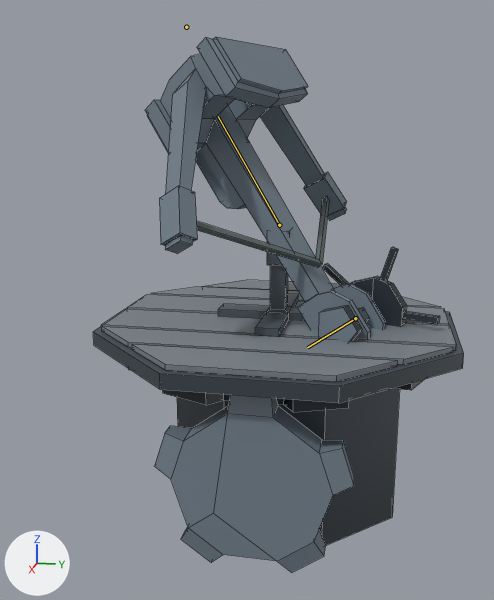
One commit to the FBX model Assets/Model/Idea_2/tower.fbx: the scene before it, then after it.
Camera for both pictures: a 50 mm camera at (5.35, 0.7, 2.96) aimed at (0.06, -0.36, 1.64). The axes (+X, +Y, +Z) are drawn at lower left. The lights are the same throughout. Both versions are drawn at frame 14 of the action 'bone_turret2|bone_turret2|bone_turret2|bow_shoot'; the numbers are the values there. The bones that change are drawn over the model as lines. Mesh edges are drawn as thin lines.

The first picture shows 'obj_turret2', 'obj_turretbase'.
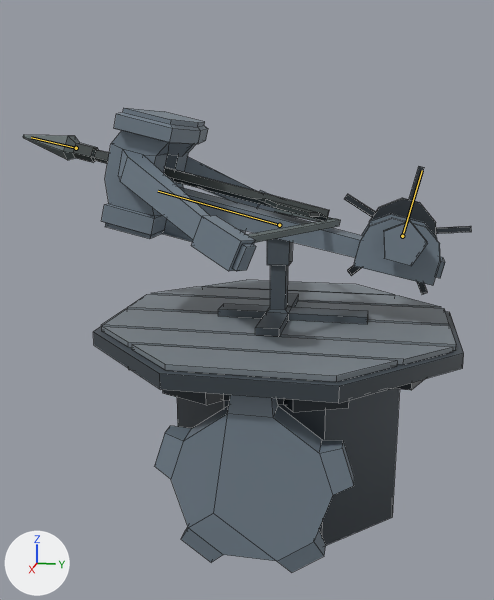
Pixel boxes [x1, y1, x2, y2] of what changed, in the pictures (494 x 600 px):
'obj_turret2', posed: before [145, 37, 440, 342]; after [23, 108, 471, 336]
bone 'bow_rotate', root to tip: before (279, 225) to (218, 116); after (279, 225) to (158, 191)
bone 'engine', root to tip: before (355, 318) to (307, 347); after (402, 236) to (422, 170)
bone 'arrow', root to tip: before (186, 27) to (186, 27); after (76, 148) to (31, 137)

The change in detail:
Bone 'bow_rotate' (bone_bow_rotate) turns from (-41, -6, 23) to (0, 0, 0) degrees about its own x, y and z.
Bone 'engine' (bone_engine) turns from (-180, 0, 0) to (0, 0, 0) degrees about its own x, y and z.
Bone 'arrow' (bone_arrow) turns from (0, 0, 180) to (0, 0, 0) degrees about its own x, y and z.
Bone 'arrow' (bone_arrow) is rescaled from (0.0, 0.0, 0.0) to (1.0, 1.0, 1.0).
